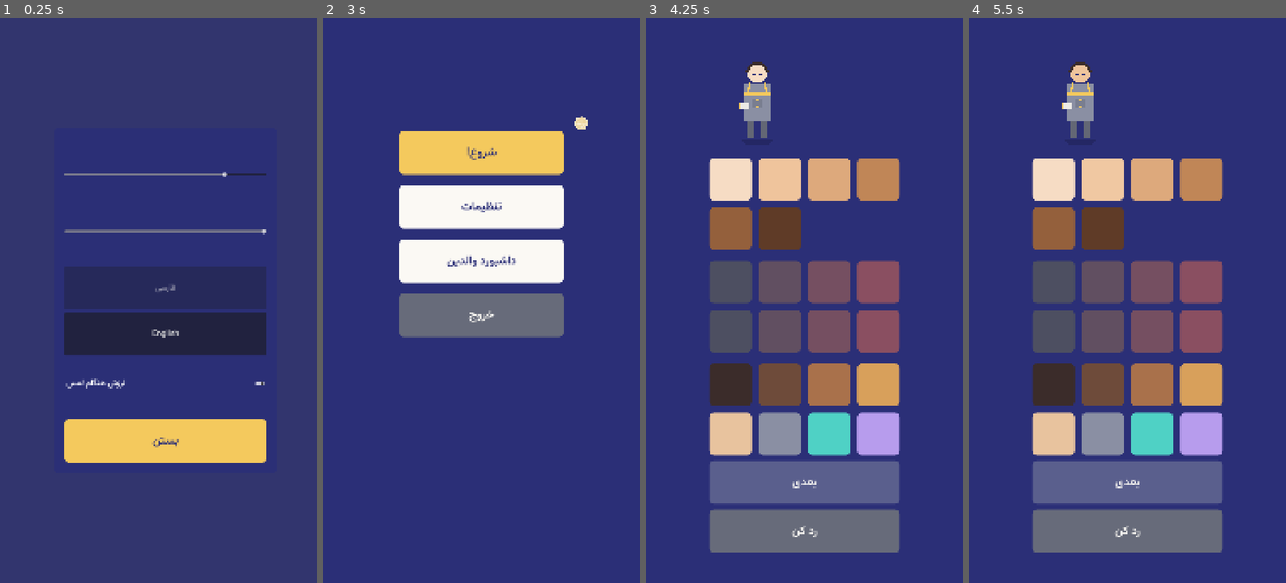
Above: before the commit, frames 1-4 (left to right).
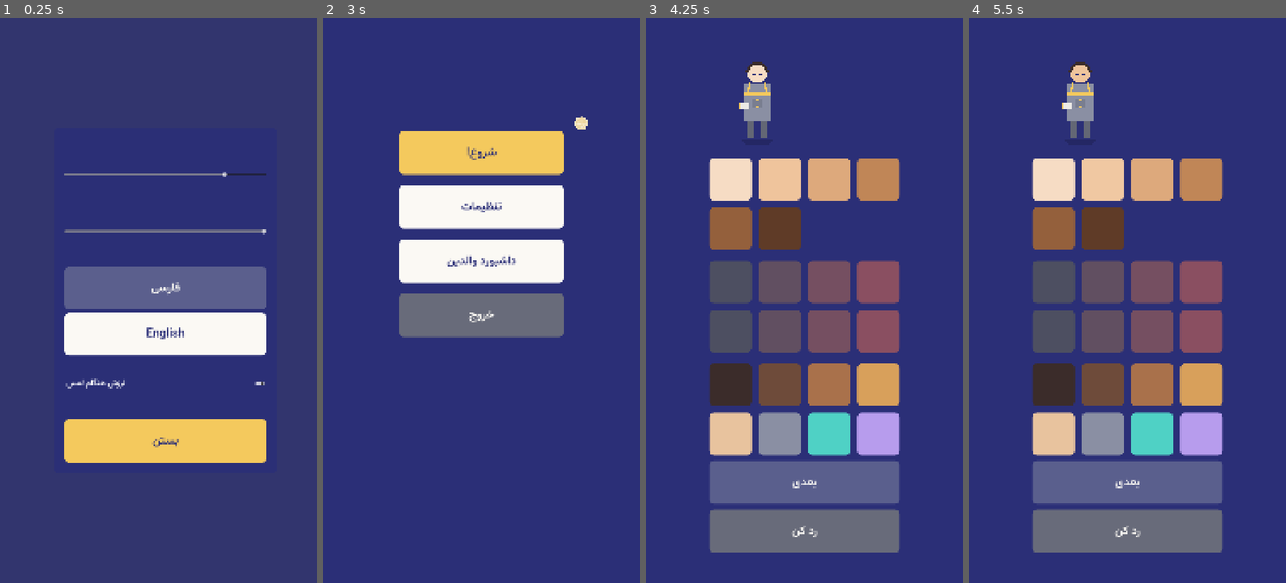
Above: after the commit, the same moments.

Repository: soheilsssbd7/Nexus-learning-game
Game: Godot game, scene res://scenes/ui/SettingsMenu.tscn
The game is run twice, just before and just after one commit, with the same random seed, the same clock (stepped at 60 frames per second) and the same inputs. This scene is started directly instead of the project's main scene.
Inputs (mouse positions are in pixels of both pictures, inside the frame that each line leads up to):
- Up to frame 1 (0.25 s): no input
- Up to frame 2 (3 s): click "English" at 0.5 s; click "فارسی" at 1.25 s; click "لرزش هنگام لمس" at 2 s; click "بستن" at 2.75 s
- Up to frame 3 (4.25 s): click "شروع!" at 3.5 s
- Up to frame 4 (5.5 s): click (1054, 181) at 4.25 s; click (1102, 181) at 5 s

The runs differ from the first frame. In frame 1, 9.7% of the frame differs, in the area x 20-84%, y 44-60%; in frame 2, less than 0.1%; in frame 3, less than 0.1%; in frame 4, less than 0.1%.

Commit message:
[P8.4] SettingsMenu را هم skin‌شده کن: دو دکمهٔ زبانِ لخت + دو کپشنِ ۳٫۶۸
یافته‌های دومِ sweep (اولی را CI گفت، این‌ها را خودِ sweep نشان داد ✓):
- `Locale_fa`/`Locale_en` از `Button.new()` خام ساخته می‌شدند ✗✗ — نه stylebox (گوشۀ ۱۶px
  ندیده بود)، نه RTL، نه فشار ۰٫۹۵/لرزش ⇒ `UIKit.style_button(btn, "cloud")` +
  `UIKit.pressed_feedback(btn)` ✓✓ (INDIGO روی CLOUD = 11.24 اندازه‌گیری‌شده ✓§۷ DoD)؛
  قاعدۀ «هیچ دکمه‌ای لخت نیست» دقیقاً همین را می‌خواست.
- `_add_label(..., Palette.STONE_GREY)` در «زبان» و «راهنمای تطبیقی» ✗ روی پنلِ نیلی
  ۳٫۶۸ می‌دهد (< AA ۴٫۵) ⇒ `Palette.MUTED_TEXT` = ۵٫۴۶ ✓✓ (پنل‌ها تیره‌اند، نه ابری).
- ممیزیِ سورسِ تست `make_label(` را می‌دید و `_add_label(` را نه ✗✓ (blind spot خودم) ⇒ هر
  دو شکلِ ساختِ متن قرمز می‌شود؛ قاعده باید همهٔ مسیرهای ساختِ متن را ببیند ✓.
- `Palette.STONE_UI` به `686B7A` (=×۰٫۷۵ِ درستِ `8A8FA3`) گرد شد و عددِ سنجه‌شده در
  کامنت ۵٫۰۴ شد ✓ (تست همان را با تلورانس ۰٫۰۱۲ می‌سنجد ✓).

Co-authored-by: arena-agent <297053741+arena-agent@users.noreply.github.com>

Diff:
--- a/game/scripts/data/Palette.gd
+++ b/game/scripts/data/Palette.gd
@@ -18,7 +18,7 @@
 ## چرا ثابتِ جدا؟ چون `STONE_GREY.darkened(0.25)` در `const` **مجاز نیست** ✗✓ و همان یک
 ## خط، کل `UIKit` را از کامپایل می‌انداخت (۱۰۵ تست قرمز ⇒ درسِ ADR-062)؛ عددِ هگز از
 ## همان عبارت حساب شده و تست، وفاداریش را می‌سنجد ✓✓ (گیتِ `check_const_expressions`)
-const STONE_UI := Color("676B7A")
+const STONE_UI := Color("686B7A")
 const GHOST_VIOLET := Color("B79CED")    ## کره‌ی روح — همیشه، در کل بازی ثابت
 
 ## مقیاس «گرمایی» کره‌های عددی: Teal (کوچک) → Gold (بزرگ) — §۶ سند هنری
--- a/game/scripts/ui/SettingsMenu.gd
+++ b/game/scripts/ui/SettingsMenu.gd
@@ -65,7 +65,8 @@
 	music_slider = _add_slider(box, "settings.music", "music_volume")
 	sfx_slider = _add_slider(box, "settings.sfx", "sfx_volume")
 
-	_add_label(box, "settings.language", UIKit.DIALOG_FONT_PX + 4, Palette.STONE_GREY)
+	# §۷ کنتراست: `STONE_GREY` روی پنلِ نیلی ۳٫۶۸ ✗ (AA = ۴٫۵) ⇒ `MUTED_TEXT` = ۵٫۴۶ ✓
+	_add_label(box, "settings.language", UIKit.DIALOG_FONT_PX + 4, Palette.MUTED_TEXT)
 	var lang_row := UIKit.make_vbox(UIKit.GAP * 0.5)
 	lang_row.name = "LanguageRow"
 	box.add_child(lang_row)
@@ -76,6 +77,11 @@
 			btn.set_meta(&"locale_code", code)
 			btn.custom_minimum_size = Vector2(UIKit.MIN_TOUCH_PX, UIKit.MIN_TOUCH_PX)
 			btn.focus_mode = Control.FOCUS_NONE
+			# §۷ | یافتهٔ sweepِ ۸.۴: این دو دکمه از `Button.new()` خام می‌آمدند ✗✗ یعنی نه
+			# گوشۀ ۱۶px، نه کنتراستِ متن روی پس‌زمینه، نه RTL، نه کوچک‌شدنِ فشار ⇒ پوستۀ
+			# ابری (INDIGO روی CLOUD = 11.24 ✓✓) از همان منبعِ `UIKit` ✓
+			UIKit.style_button(btn, "cloud")
+			UIKit.pressed_feedback(btn)
 			btn.pressed.connect(_choose_locale.bind(code))
 			lang_row.add_child(btn)
 			locale_buttons.append(btn)
@@ -88,7 +94,7 @@
 	haptics_toggle.toggled.connect(_choose_haptics)
 	box.add_child(haptics_toggle)
 
-	_add_label(box, "settings.adaptive_hint", UIKit.DIALOG_FONT_PX, Palette.STONE_GREY)
+	_add_label(box, "settings.adaptive_hint", UIKit.DIALOG_FONT_PX, Palette.MUTED_TEXT)
 
 	var close_button: Button = UIKit.make_button("common.close", "gold")
 	close_button.name = "CloseButton"
--- a/game/scripts/ui/UIKit.gd
+++ b/game/scripts/ui/UIKit.gd
@@ -47,7 +47,8 @@
 	"teal": {"bg": Palette.SOFT_TEAL, "fg": Palette.DEEP_INDIGO},
 	"cloud": {"bg": Palette.CLOUD_WHITE, "fg": Palette.DEEP_INDIGO},
 	# `STONE_GREY` خالص با متنِ ابری فقط ۳٫۰۵ می‌دهد ✗ (DoD ۸.۴: «کنتراست قابل‌قبول») ⇒
-	# همان هوی §۲ با ۲۵٪ تاریکی، ولی **به‌صورت ثابتِ از پیش حساب‌شده** در `Palette` ✓✗
+	# همان هوی §۲ با ۲۵٪ تاریکی (`Palette.STONE_UI` = 5.04 روی ابری ✓ AA)، ولی **ثابتِ
+# از پیش حساب‌شده** در `Palette` ✓✗
 	# `STONE_GREY.darkened(0.25)` در `const` خطاست («isn't a constant expression») و کل
 	# این کلاس را می‌سوزاند ⇒ `Palette.STONE_UI` ✓✓ (ADR-062 + گیتِ `check_const_expressions`)
 	"stone": {"bg": Palette.STONE_UI, "fg": Palette.CLOUD_WHITE},
--- a/game/tests/gut/test_ui_skin.gd
+++ b/game/tests/gut/test_ui_skin.gd
@@ -105,7 +105,8 @@
 		if f.ends_with(".gd"):
 			scanned += 1
 			for line: String in _read(SKIN_DIR + "/" + f).split("\n"):
-				if line.contains("make_label(") and line.contains("Palette.STONE_GREY"):
+				if (line.contains("make_label(") or line.contains("_add_label(")) \
+						and line.contains("Palette.STONE_GREY"):
 					assert_true(false, "%s: کپشن با خاکستریِ ضعیف ✗ (%s)" % [f, line.strip_edges()])
 		f = dir.get_next()
 	assert_gt(scanned, 8, "ممیزی واقعاً فایل‌ها را خوانده (وگرنه این تست دروغگو است ✗✓)")
